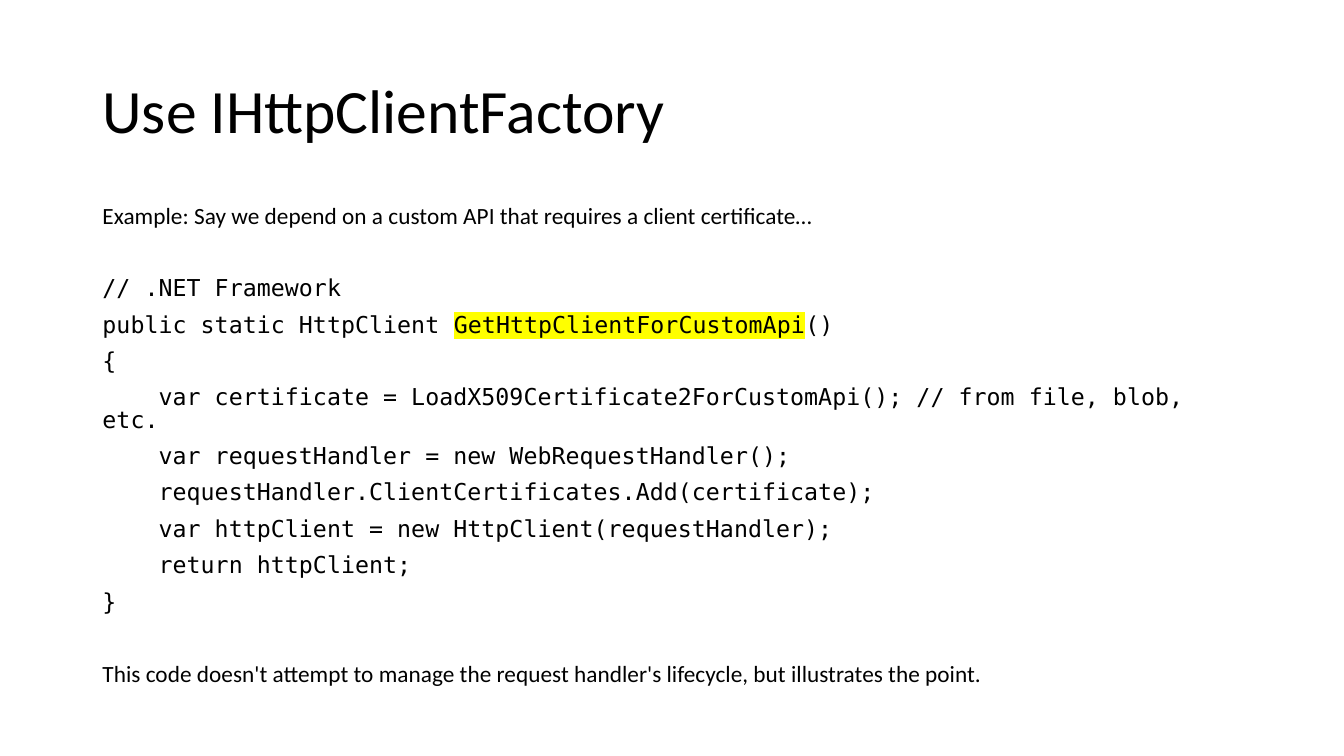
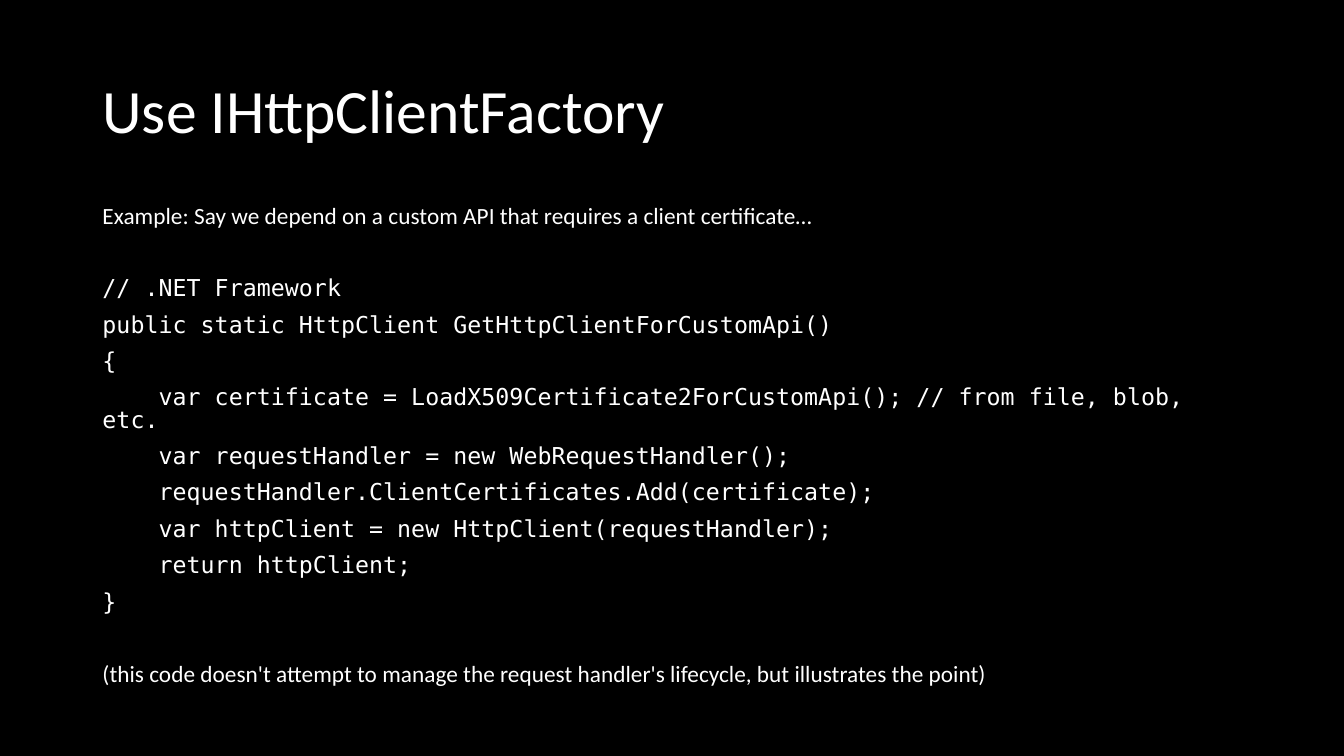
Before and after one commit to DrewNull/optimizely-cms12-upgrade, a slide deck: slide 34 of Presentation--Upgrading-to-CMS-12-and-Commerce-14.pptx. Drawn at 1344x756 pixels with LibreOffice and Linux fonts; fonts in the diff are those of the drawing. Boxes give left, top, right and bottom in pixels: in the first picture for what was removed or moved away, otherwise in the second. Text is boxed around its words. In the diff, an @@ line names an element or a change of style, - is before the commit and + after.

```diff
--- a/Presentation--Upgrading-to-CMS-12-and-Commerce-14.pptx
+++ b/Presentation--Upgrading-to-CMS-12-and-Commerce-14.pptx
@@ background #FFFFFF to #000000 @@
@@ title "Use IHttpClientFactory" at box(102, 90, 665, 143): text colour #000000 to #FFFFFF @@
@@ text at box(102, 208, 1183, 578): text colour #000000 to #FFFFFF in "Example: Say we depend on a custom ...", "// .NET Framework", "public static HttpClient GetHttpClientForCustomApi()", "{" and 6 more places; highlight #FFFF00 to none in "GetHttpClientForCustomApi()" @@
@@ text at box(102, 665, 986, 686): text changed; text colour #000000 to #FFFFFF @@
-This code doesn't attempt to manage the request handler's lifecycle, but illustrates the point.
+(this code doesn't attempt to manage the request handler's lifecycle, but illustrates the point)
```
Also in this commit, not shown: 44 other slides changed, 2 slides added, 2 slides removed, 1 other file.
